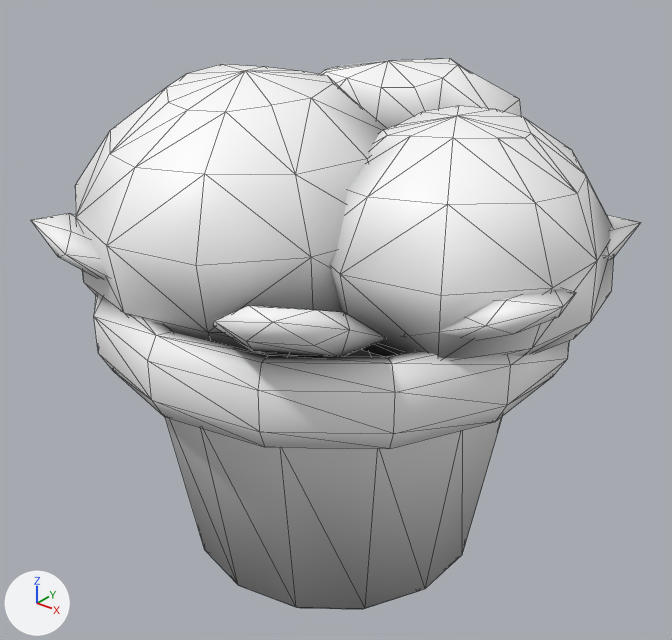
The glTF model game/assets/models/props/flower_pot.gltf: old version first, new version second.
Before and after are seen from a 50 mm lens placed at (0.568, -0.707, 0.71), pointed at (0.005, -0.004, 0.274). Every picture has the same lights, and +X, +Y and +Z are marked at lower left. The picture after the commit comes second. Mesh edges are drawn as thin lines. Vertices at exactly the same position are counted once.

The first picture shows 'flower_pot'.
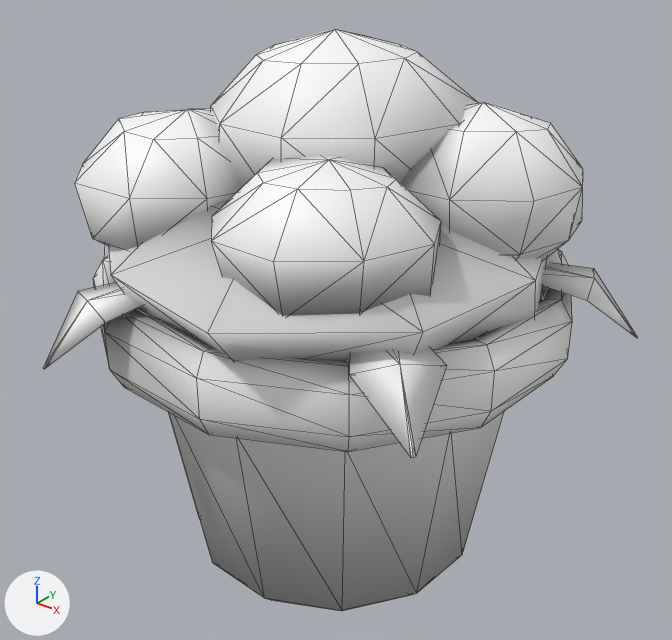
What differs and where, as boxes (x1, y1, x2, y2) in the pictures (672 x 640 px; the box of a moved part takes in the faces that stretch with it):
'flower_pot', reshaped
    before: (31, 58, 641, 609)
    after: (43, 29, 637, 611)
part 1 of me_flower_pot, rebuilt
    before: (75, 64, 387, 351)
    after: (104, 200, 561, 362)
part 2 of me_flower_pot, rebuilt
    before: (330, 106, 614, 358)
    after: (400, 102, 583, 260)
part 3 of me_flower_pot, added
    after: (211, 29, 478, 187)
part 4 of me_flower_pot, added
    after: (75, 109, 242, 250)
part 5 of me_flower_pot, added
    after: (211, 155, 441, 316)
part 6 of me_flower_pot, moved or reshaped
    before: (31, 58, 641, 609)
    after: (43, 250, 637, 611)

The change in detail:
me_flower_pot is used by ob_flower_pot; location (0.0, 0.0, 0.0).
me_flower_pot had 450 vertices, 838 faces and spanned x -0.297..0.292, y -0.259..0.289, z 0.0..0.538.
me_flower_pot now has 433 vertices, 800 faces and spans x -0.281..0.292, y -0.292..0.247, z 0.0..0.574.
me_flower_pot part 1: the loose piece of 61 vertices spanning x -0.25..0.119, y -0.241..0.115, z 0.318..0.538 is rebuilt with 42 vertices and now spans x -0.281..0.234, y -0.264..0.21, z 0.318..0.455.
me_flower_pot part 2: the loose piece of 58 vertices spanning x -0.049..0.273, y -0.142..0.195, z 0.318..0.505 is rebuilt with 41 vertices and now spans x 0.009..0.237, y -0.051..0.167, z 0.344..0.514.
me_flower_pot part 3: a new loose piece of 42 vertices spanning x -0.132..0.142, y -0.126..0.132, z 0.372..0.574, in mat_defaultmaterial.
me_flower_pot part 4: a new loose piece of 42 vertices spanning x -0.204..0.003, y -0.212..0.006, z 0.341..0.502, in mat_defaultmaterial.
me_flower_pot part 5: a new loose piece of 42 vertices spanning x -0.016..0.198, y -0.229..-0.027, z 0.341..0.492, in mat_defaultmaterial.
me_flower_pot part 6: 307 vertices removed from x -0.297..0.292, y -0.259..0.289, z 0.0..0.523; 158 vertices added at x -0.239..0.292, y -0.292..0.247, z 0.0..0.363.
Other edits to the shape of me_flower_pot do not show in these pictures.
